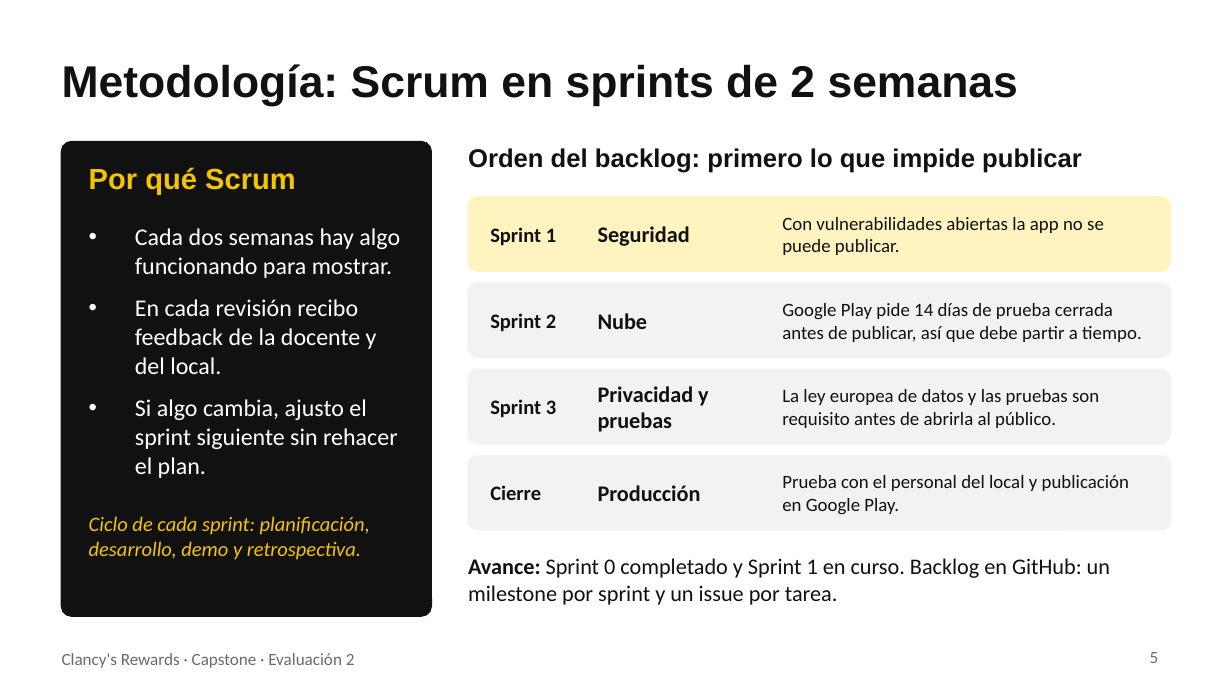
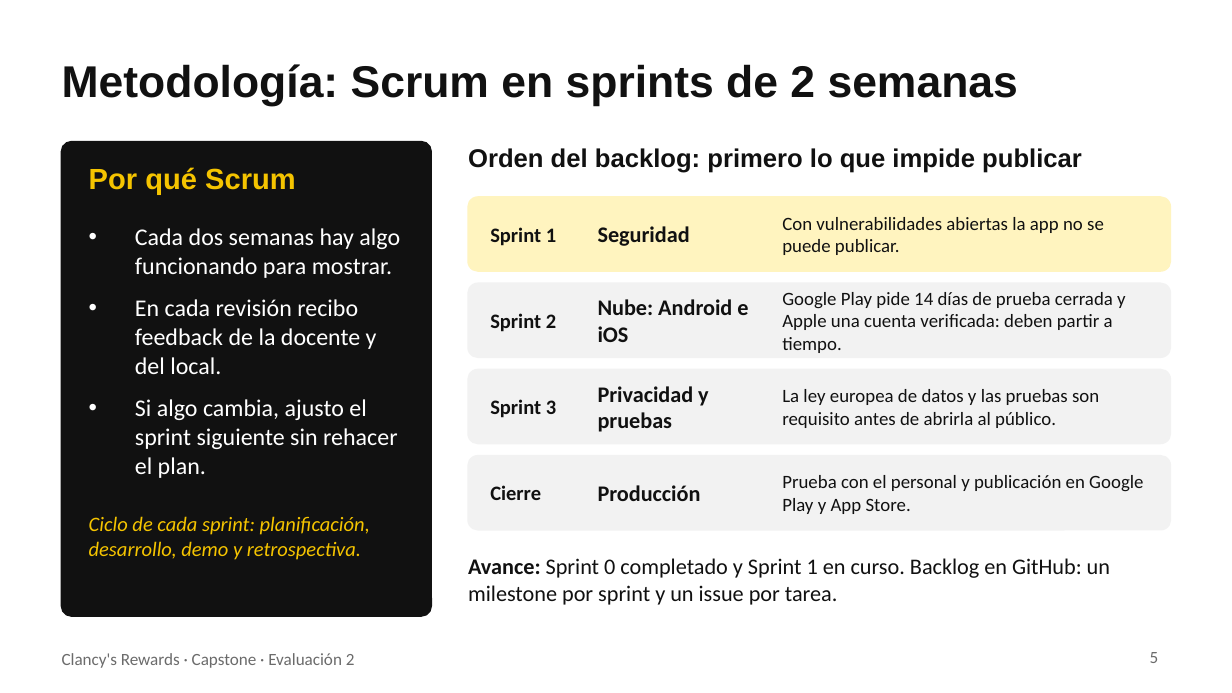
Before and after one commit to 44ndy/clancys-rewards, a slide deck: slide 5 of Fase 2/Evidencias Proyecto/Presentación Proyecto.pptx. Drawn at 1232x693 pixels with LibreOffice and Linux fonts; fonts in the diff are those of the drawing. Boxes give left, top, right and bottom in pixels: in the first picture for what was removed or moved away, otherwise in the second. Text is boxed around its words. In the diff, an @@ line names an element or a change of style, - is before the commit and + after.

Commit message:
Actualizar informe de avance y presentación con la publicación en iOS

```diff
--- a/Fase 2/Evidencias Proyecto/Presentación Proyecto.pptx
+++ b/Fase 2/Evidencias Proyecto/Presentación Proyecto.pptx
@@ text at (598,299,748,342): text changed @@
-Nube
+Nube: Android e iOS
@@ text at (782,292,1126,353): text changed @@
-Google Play pide 14 días de prueba cerrada antes de publicar, así que debe partir a tiempo.
+Google Play pide 14 días de prueba cerrada y Apple una cuenta verificada: deben partir a tiempo.
@@ text at (782,475,1143,514): text changed @@
-Prueba con el personal del local y publicación en Google Play.
+Prueba con el personal y publicación en Google Play y App Store.
```
Also in this commit, not shown: 2 other slides changed, 1 slide added, 1 other file.
